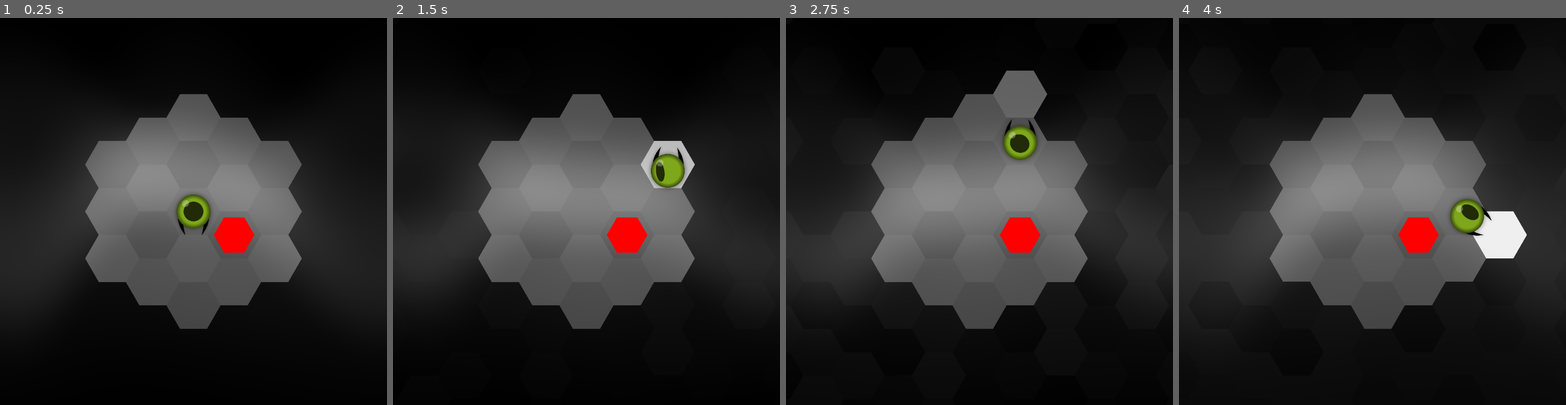
Above: before the commit, frames 1-4 (left to right).
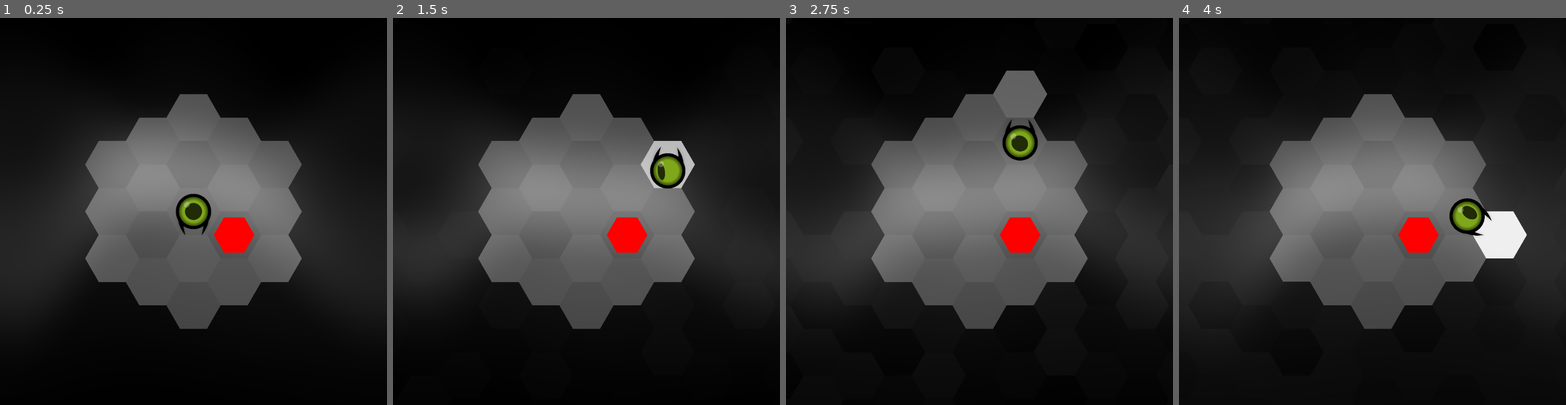
Above: after the commit, the same moments.

Repository: redpebble/sneksagon
Game: Godot game, scene res://scenes/map.tscn
Same seed, same stepped clock (60 frames per second), same inputs: the game is played once before the commit and once after it. Sound files missing from this copy of the repository are replaced by a short silence.
Inputs (mouse positions are in pixels of both pictures, inside the frame that each line leads up to):
- Up to frame 1 (0.25 s): no input
- Up to frame 2 (1.5 s): tap Enter at 0.5 s; move the mouse to (671, 192) at 0.52 s; press the mouse at (671, 192) at 0.53 s; hold D (down_right) 0.53-1.28 s; move the mouse to (509, 230) at 1.27 s; release the mouse at (509, 230) at 1.28 s; hold S (down) from 1.28 s (still down); click (509, 230) at 1.35 s
- Up to frame 3 (2.75 s): move the mouse to (1018, 126) at 2.02 s; release S (down) at 2.03 s; press the mouse at (1018, 126) at 2.03 s; hold D (down_right) from 2.03 s (still down)
- Up to frame 4 (4 s): move the mouse to (1353, 288) at 2.77 s; release D (down_right) at 2.78 s; release the mouse at (1353, 288) at 2.78 s; hold W (up) 2.78-3.53 s; click (1353, 288) at 2.85 s; move the mouse to (1488, 269) at 3.52 s; press the mouse at (1488, 269) at 3.53 s; hold A (down_left) from 3.53 s (still down)

The runs differ from the first frame. In frame 1, 0.4% of the frame differs, in the area x 45-55%, y 45-55%; in frame 2, 0.4%; in frame 3, 0.4%; in frame 4, 0.4%.

Commit message:
Added border to eye

Diff:
--- a/scenes/eye.gd
+++ b/scenes/eye.gd
@@ -16,7 +16,7 @@
 var spin_timer : SceneTreeTimer = null
 
 func _ready() -> void:
-	MapManager.scale_to_hex_width(self, iris.texture.get_width() * 1.2)
+	MapManager.scale_to_hex_width(self, iris.texture.get_width() * 1.4)
 
 func _process(delta: float) -> void:
 	spin_target_vector()
--- a/scenes/snake.tscn
+++ b/scenes/snake.tscn
@@ -10,6 +10,7 @@
 [ext_resource type="Script" uid="uid://cn4nr45ypscjj" path="res://scenes/fangs.gd" id="7_l1qxe"]
 [ext_resource type="Texture2D" uid="uid://s7xbse8eba64" path="res://assets/Textures/snake_eye/eye_iris.png" id="7_uotcb"]
 [ext_resource type="Texture2D" uid="uid://dee0sgng8vs5m" path="res://assets/Textures/snake_eye/eye_pupil.png" id="8_21w4a"]
+[ext_resource type="Texture2D" uid="uid://b15yv8sjscam0" path="res://assets/Textures/circle.png" id="9_fwnpn"]
 [ext_resource type="Texture2D" uid="uid://c0si1janrlvtd" path="res://assets/Textures/snake_eye/eye_shine.png" id="9_l1qxe"]
 [ext_resource type="Texture2D" uid="uid://cx6qmgvj6uvvh" path="res://assets/Textures/snake_eye/eye_inner_shadow.png" id="12_px58k"]
 [ext_resource type="Texture2D" uid="uid://ppg0l17q6cps" path="res://assets/Textures/snake_eye/outer_shadow.png" id="13_fwnpn"]
@@ -50,6 +51,11 @@
 z_index = 100
 script = ExtResource("6_oj63r")
 
+[node name="HeadShape" type="Sprite2D" parent="HeadCosmetics/Eye"]
+modulate = Color(0, 0, 0, 1)
+scale = Vector2(0.95, 0.95)
+texture = ExtResource("9_fwnpn")
+
 [node name="OuterShadow" type="Sprite2D" parent="HeadCosmetics/Eye"]
 modulate = Color(1, 1, 1, 0.298039)
 texture = ExtResource("13_fwnpn")
Not shown: 1 places in scenes/snake.tscn that only renumber resources
